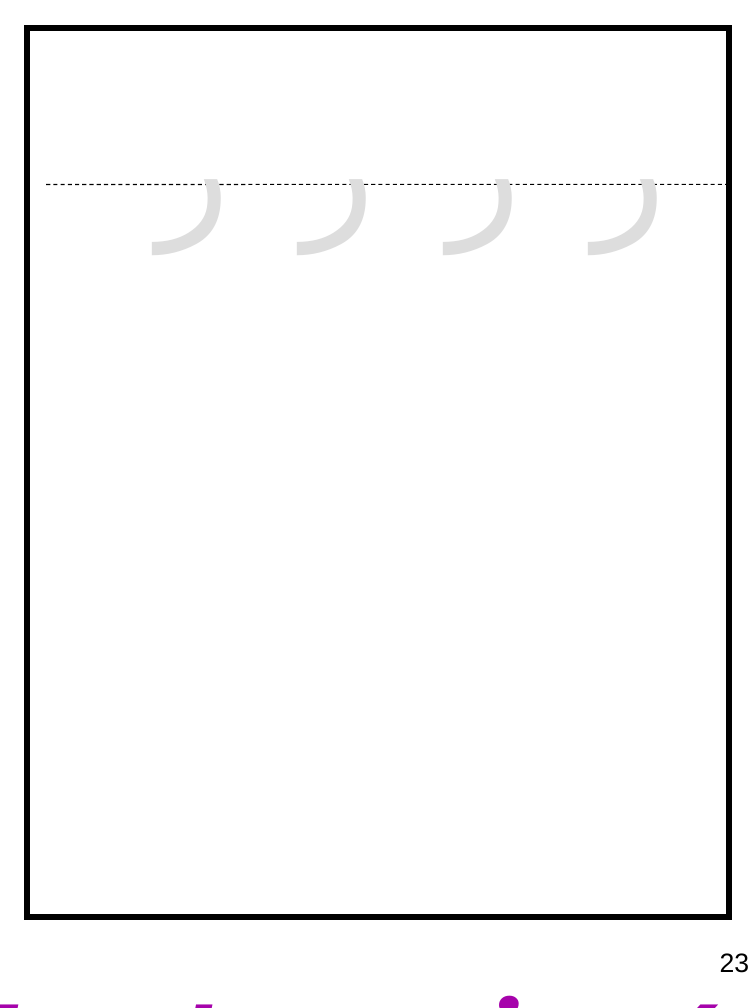
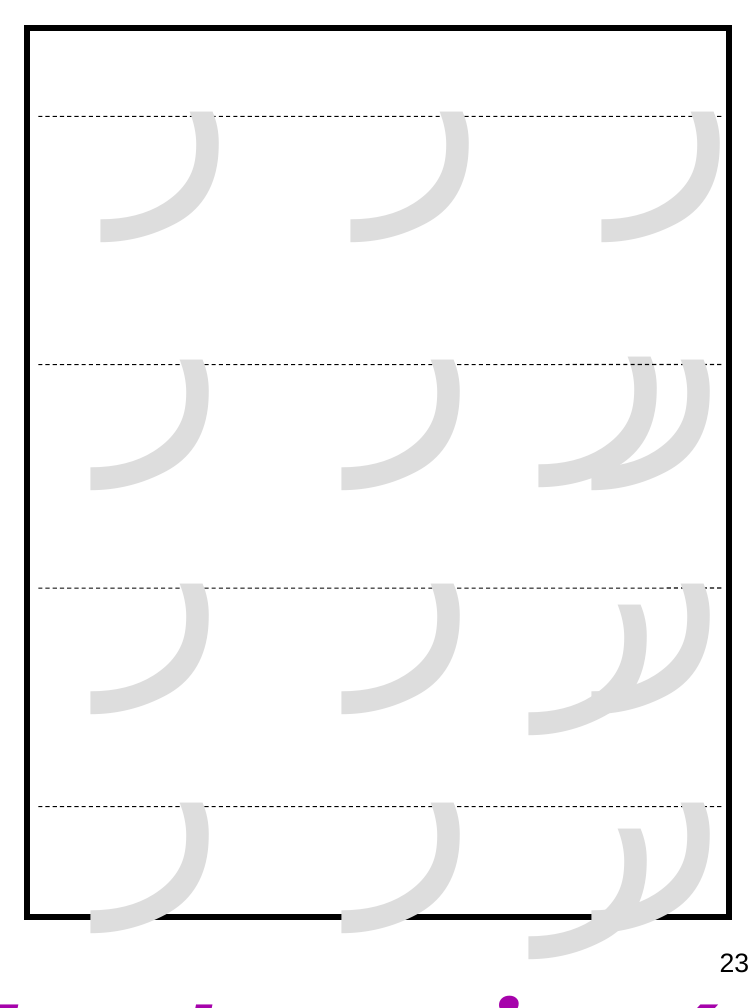
Before and after one commit to mmkhalil2002/AI, a slide deck: slide 23 of funlearning4u/nonAI/books/arabic-book1-v11-1-long.ppt. Drawn at 756x1008 pixels with LibreOffice and Linux fonts; fonts in the diff are those of the drawing. Boxes give left, top, right and bottom in pixels: in the first picture for what was removed or moved away, otherwise in the second. Text is boxed around its words. In the diff, an @@ line names an element or a change of style, - is before the commit and + after.

```diff
--- a/funlearning4u/nonAI/books/arabic-book1-v11-1-long.ppt
+++ b/funlearning4u/nonAI/books/arabic-book1-v11-1-long.ppt
@@ text "ر ر ر ر": place and size @@
-text "ر ر ر ر" at (158, 184, 667, 185)
+text "ر ر ر ر" at (102, 25, 735, 365)
@@ text "ر ر ر ر" at (102, 25, 735, 365): size 106 to 182 pt; more space between paragraphs @@
@@ line moved from (729, 184) - (44, 184) to (722, 116) - (36, 116) @@
@@ line added from (722, 365) to (36, 365), #000000 0.74 pt dashed @@
@@ text added at (102, 363, 725, 589), 182 pt, text #DDDDDD @@
+ر ر ر ر
@@ line added from (722, 588) to (36, 588), #000000 0.74 pt dashed @@
@@ text added at (352, 587, 725, 589), 182 pt, text #DDDDDD @@
+ر ر ر ر
@@ line added from (722, 806) to (36, 806), #000000 0.74 pt dashed @@
@@ text added at (102, 806, 725, 920), 182 pt, text #DDDDDD @@
+ر ر ر ر
```
Also in this commit, not shown: 11 other slides changed, 15 other files.
